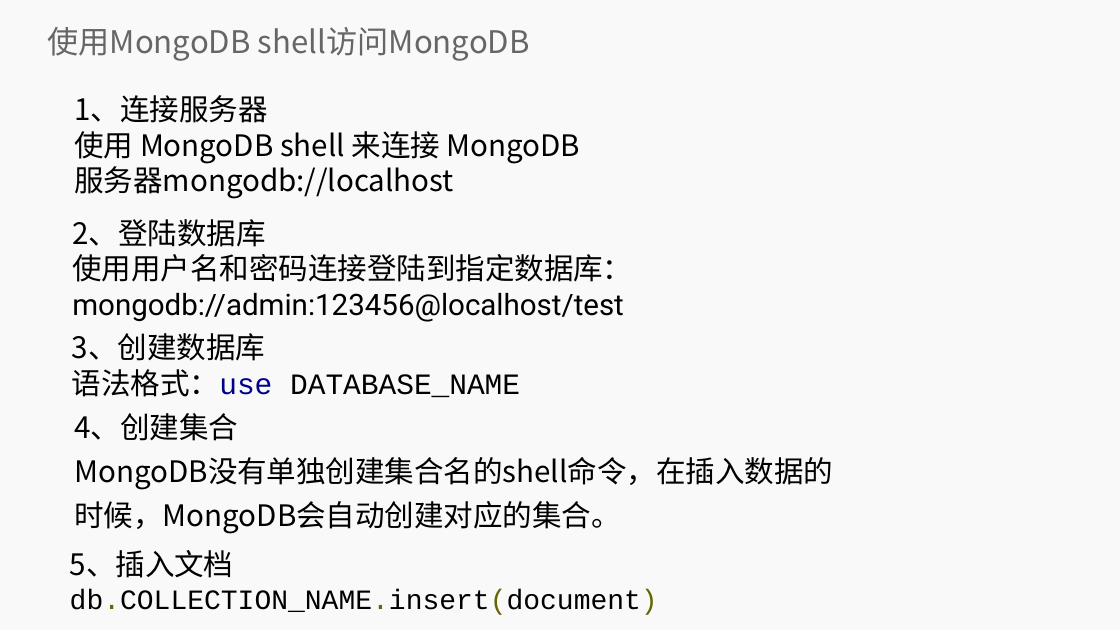
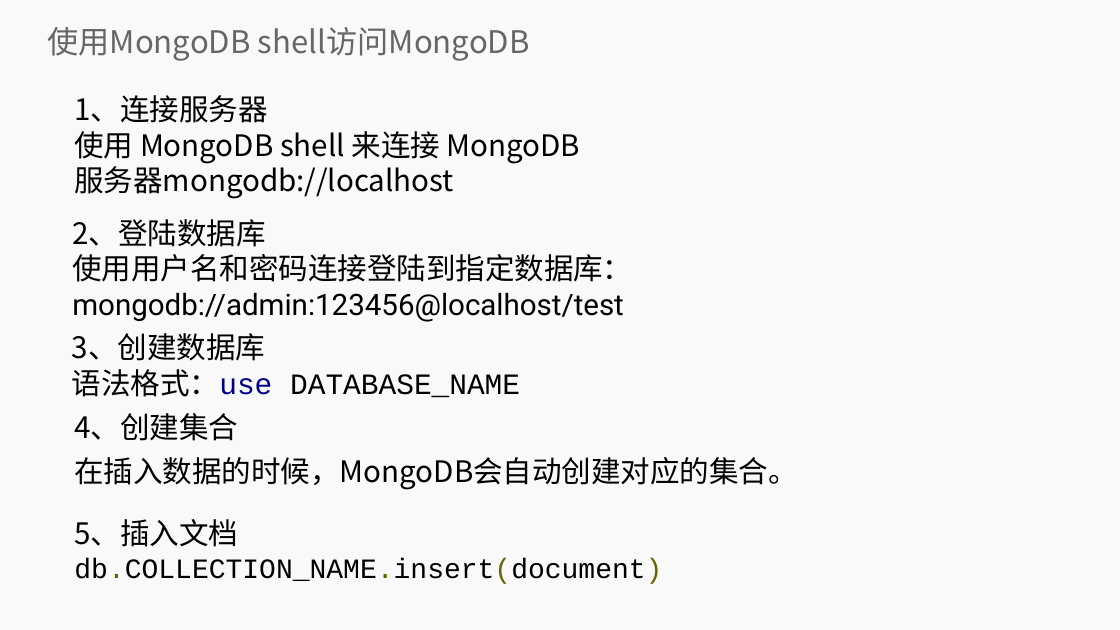
Before and after one commit to lihuanzhen2016/no-sql, a slide deck: slide 22 of PPT/02 MongoDB简介.pptx. Drawn at 1120x630 pixels with LibreOffice and Linux fonts; fonts in the diff are those of the drawing; background and template pictures are left out. Boxes give left, top, right and bottom in pixels: in the first picture for what was removed or moved away, otherwise in the second. Text is boxed around its words. In the diff, an @@ line names an element or a change of style, - is before the commit and + after.

```diff
--- a/PPT/02 MongoDB简介.pptx
+++ b/PPT/02 MongoDB简介.pptx
@@ text at (74,457,797,490): text changed @@
-MongoDB没有单独创建集合名的shell命令，在插入数据的时候，MongoDB会自动创建对应的集合。
+在插入数据的时候，MongoDB会自动创建对应的集合。
@@ text "5、插入文档": place and size @@
-text "5、插入文档" at (70,550,658,615)
+text "5、插入文档" at (74,519,662,584)
```
Also in this commit, not shown: 1 other file.
